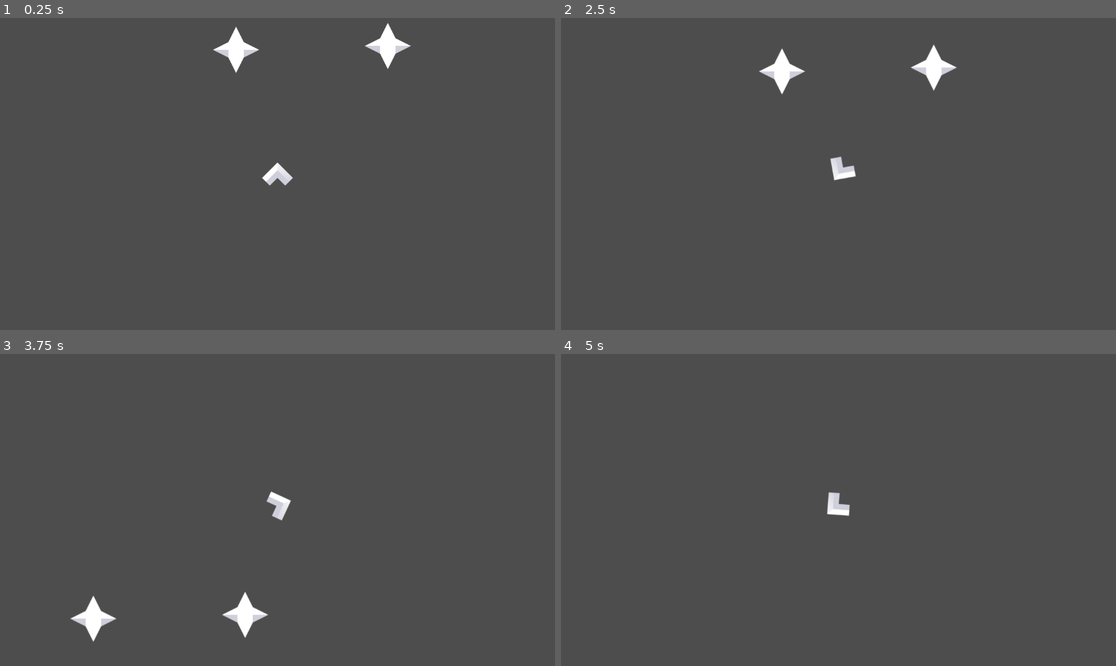
Above: before the commit, frames 1-4 (two rows, left to right).
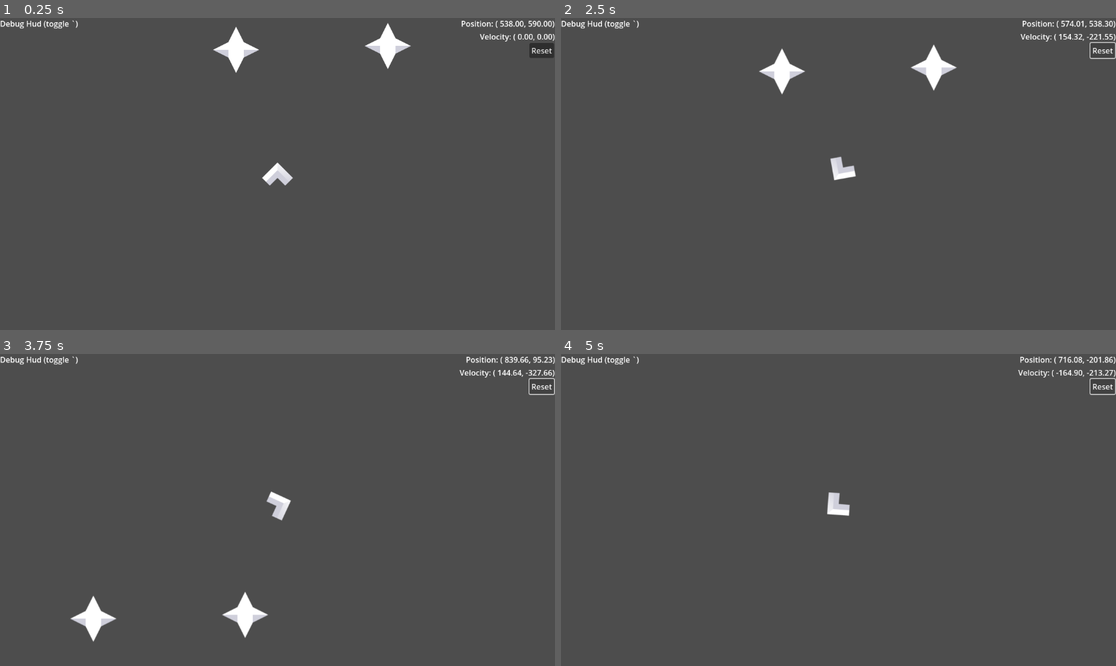
Above: after the commit, the same moments.

Repository: SpaceDemonMars/Spaceship-Slinger
Game: Godot game, scene res://Scenes/dev_paige.tscn
Two runs of this game, one before a commit and one after it. Both use one fixed random seed, a clock stepped at 60 frames per second and the inputs below. This scene is started directly instead of the project's main scene.
Inputs (mouse positions are in pixels of both pictures, inside the frame that each line leads up to):
- Up to frame 1 (0.25 s): no input
- Up to frame 2 (2.5 s): click (1104, 49) at 0.5 s, where only the run after the commit has a clickable "Reset"; hold Right (Right) 1.28-2.03 s; hold Down (ThrustBackwards) from 2.03 s (still down)
- Up to frame 3 (3.75 s): release Down (ThrustBackwards) at 2.78 s; hold Right (Right) 2.78-3.53 s; hold Down (ThrustBackwards) from 3.53 s (still down)
- Up to frame 4 (5 s): release Down (ThrustBackwards) at 4.28 s; hold Left (Left) from 4.28 s (still down); tap Escape (Settings) at 4.9 s

The runs differ from the first frame. In frame 1, 0.6% of the frame differs, in the area x 0-100%, y 0-13%; in frame 2, 0.6%; in frame 3, 0.6%; in frame 4, 0.6%.

Commit message:
DebugHud

Diff:
--- /dev/null
+++ b/starship-slinger/Scenes/debug_hud.tscn
@@ -0,0 +1,45 @@
+[gd_scene load_steps=2 format=3 uid="uid://bwlgokpejl4a6"]
+
+[ext_resource type="Script" uid="uid://12etm8lfvekw" path="res://Scripts/debug_hud.gd" id="1_v5w1d"]
+
+[node name="DebugHud" type="CanvasLayer"]
+script = ExtResource("1_v5w1d")
+
+[node name="Pos" type="Label" parent="."]
+anchors_preset = 1
+anchor_left = 1.0
+anchor_right = 1.0
+offset_left = -119.0
+offset_bottom = 28.0
+grow_horizontal = 0
+theme_override_font_sizes/font_size = 16
+text = "Position: ( x, y)"
+horizontal_alignment = 2
+
+[node name="Velocity" type="Label" parent="."]
+anchors_preset = 1
+anchor_left = 1.0
+anchor_right = 1.0
+offset_left = -106.0
+offset_top = 27.0
+offset_bottom = 50.0
+grow_horizontal = 0
+text = "Velocity: (x, y)"
+
+[node name="Reset" type="Button" parent="."]
+anchors_preset = 1
+anchor_left = 1.0
+anchor_right = 1.0
+offset_left = -53.0
+offset_top = 52.0
+offset_right = -2.0
+offset_bottom = 83.0
+grow_horizontal = 0
+text = "Reset"
+
+[node name="Label" type="Label" parent="."]
+offset_right = 40.0
+offset_bottom = 23.0
+text = "Debug Hud (toggle `)"
+
+[connection signal="pressed" from="Reset" to="." method="_on_reset_pressed"]
--- a/starship-slinger/Scenes/dev_paige.tscn
+++ b/starship-slinger/Scenes/dev_paige.tscn
@@ -1,7 +1,8 @@
-[gd_scene load_steps=3 format=3 uid="uid://2het5ht37ipr"]
+[gd_scene load_steps=4 format=3 uid="uid://2het5ht37ipr"]
 
 [ext_resource type="PackedScene" uid="uid://cxg87ju51gjo6" path="res://Objects/obj_player.tscn" id="1_i3vho"]
-[ext_resource type="PackedScene" uid="uid://b672krlvwbqre" path="res://Objects/obj_gravity.tscn" id="2_rwyjt"]
+[ext_resource type="PackedScene" path="res://Objects/obj_gravity.tscn" id="2_rwyjt"]
+[ext_resource type="PackedScene" uid="uid://bwlgokpejl4a6" path="res://Scenes/debug_hud.tscn" id="3_rwyjt"]
 
 [node name="Dev_Paige" type="Node2D"]
 
@@ -13,3 +14,5 @@
 
 [node name="ObjGravity4" parent="." instance=ExtResource("2_rwyjt")]
 position = Vector2(767, 324)
+
+[node name="DebugHud" parent="." instance=ExtResource("3_rwyjt")]
--- /dev/null
+++ b/starship-slinger/Scripts/debug_hud.gd
@@ -0,0 +1,25 @@
+extends CanvasLayer
+
+var player : CharacterBody2D
+var startPos : Vector2
+# Called when the node enters the scene tree for the first time.
+func _ready() -> void:
+	player = get_parent().get_node("ObjPlayer") # Replace with function body.
+	startPos = player.position
+
+
+# Called every frame. 'delta' is the elapsed time since the previous frame.
+func _process(_delta: float) -> void:
+	if (Input.is_action_just_pressed("DebugHud")) : visible = !visible
+
+	var x = "%.2f" % player.position.x
+	var y = "%.2f" % player.position.y
+	var vx = "%.2f" % player.velocity.x
+	var vy = "%.2f" % player.velocity.y
+	$Pos.text = 'Position: ( ' +  x + ', ' + y + ')'
+	$Velocity.text = 'Velocity: ( ' +  vx + ', ' + vy + ')'
+
+
+func _on_reset_pressed() -> void:
+	player.velocity = Vector2.ZERO
+	player.position = startPos
--- a/starship-slinger/Scripts/settings.gd
+++ b/starship-slinger/Scripts/settings.gd
@@ -13,11 +13,11 @@
 
 
 # Called every frame. 'delta' is the elapsed time since the previous frame.
-func _process(delta: float) -> void:
+func _process(_delta: float) -> void:
 	if (Input.is_action_just_pressed("Settings")): closeSettingsMenu()
 
-func setLabel(label: Label, name: String, value: float) -> void:
-	label.text = name + ': ' + str(int(value))
+func setLabel(label: Label, lText: String, value: float) -> void:
+	label.text = lText + ': ' + str(int(value))
 func setSlider(slider: HSlider, value: float) -> void:
 	slider.value = value
 
--- a/starship-slinger/project.godot
+++ b/starship-slinger/project.godot
@@ -62,3 +62,8 @@
 "deadzone": 0.2,
 "events": []
 }
+DebugHud={
+"deadzone": 0.2,
+"events": [Object(InputEventKey,"resource_local_to_scene":false,"resource_name":"","device":-1,"window_id":0,"alt_pressed":false,"shift_pressed":false,"ctrl_pressed":false,"meta_pressed":false,"pressed":false,"keycode":0,"physical_keycode":96,"key_label":0,"unicode":96,"location":0,"echo":false,"script":null)
+]
+}
Not shown, added: starship-slinger/Scripts/debug_hud.gd.uid
